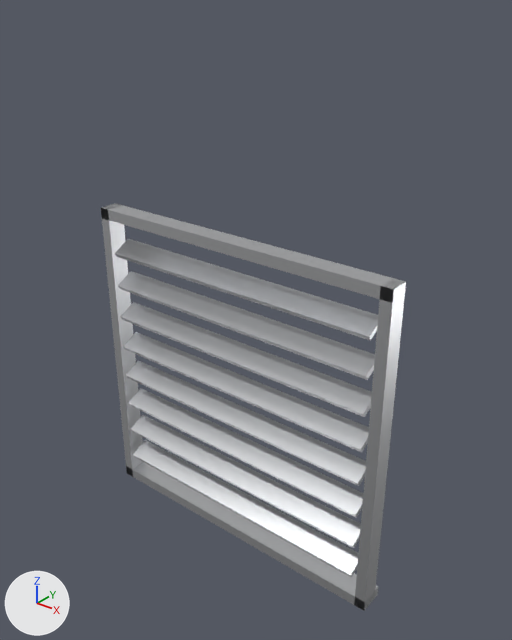
Two versions of the glTF model public/models/authoring/window-louvre-1200x1200.glb, one commit apart.
Camera for both pictures: a 50 mm camera at (1.41, -1.64, 1.36) aimed at (0.05, 0.06, 0.31). Lighting does not change. The marker at lower left points along +X, +Y and +Z. The picture after the commit comes second. Where no turn or scale is listed for an object, it has been applied to the vertices. Vertices at exactly the same position are counted once.

The first picture shows 'Blade0', 'Blade1', 'Blade2', 'Blade3', 'Blade4', 'Blade5', 'Blade6', 'Blade7', 'Head.004', 'JambL.004', 'JambR.004', 'Sill.002'.
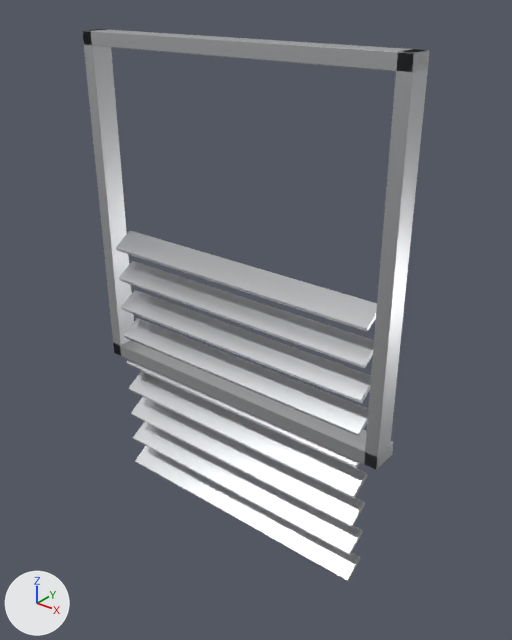
Changed parts and their boxes [x1, y1, x2, y2] in the pictures (512 x 640 px):
'JambR.004', reshaped (27% wider, 27% taller)
    before: [354, 278, 405, 610]
    after: [364, 49, 429, 470]
'Blade7', reshaped
    before: [115, 239, 378, 341]
    after: [118, 261, 374, 368]
'Head.004', reshaped (14% wider, 55% shorter)
    before: [103, 204, 406, 301]
    after: [83, 29, 430, 72]
'Blade6', reshaped
    before: [118, 271, 375, 380]
    after: [121, 290, 371, 403]
'Sill.002', reshaped (14% wider, 13% shorter)
    before: [132, 462, 378, 611]
    after: [113, 340, 393, 470]
'Blade5', reshaped
    before: [121, 302, 372, 417]
    after: [123, 318, 368, 437]
'JambL.004', reshaped (23% wider, 19% taller)
    before: [101, 203, 143, 477]
    after: [82, 29, 134, 356]
'Blade3', reshaped
    before: [126, 361, 366, 486]
    after: [128, 371, 368, 498]
'Blade2', reshaped
    before: [129, 388, 363, 518]
    after: [131, 397, 365, 527]
'Blade1', reshaped
    before: [131, 415, 361, 548]
    after: [133, 422, 363, 555]
'Blade8', added
    after: [116, 231, 377, 332]
'Blade0', reshaped
    before: [133, 440, 358, 577]
    after: [135, 446, 361, 581]
part 5 of me_blade4, reshaped
    before: [123, 332, 369, 453]
    after: [126, 359, 360, 468]
part 9 of me_head_004, added
    after: [83, 29, 430, 72]
part 10 of me_head_004, deleted
    before: [103, 204, 406, 301]
part 11 of me_jambl_004, added
    after: [82, 29, 134, 356]
part 12 of me_jambl_004, deleted
    before: [101, 203, 143, 477]
part 13 of me_jambr_004, added
    after: [364, 49, 429, 470]
part 14 of me_jambr_004, deleted
    before: [354, 278, 405, 610]
part 15 of me_sill_002, added
    after: [113, 340, 393, 470]
part 16 of me_sill_002, deleted
    before: [132, 462, 378, 611]

The change, as a diff of the scene's bpy script:
```diff
--- a/public/models/authoring/window-louvre-1200x1200.glb.py
+++ b/public/models/authoring/window-louvre-1200x1200.glb.py
@@ me_blade0 @@
-me_blade0.from_pydata(...)  # 8 vertices, 12 faces; spans x -0.54..0.54, y -0.04..0.04, z -0.487..-0.433
+me_blade0.from_pydata(...)  # 56 vertices, 108 faces; spans x -0.53..0.53, y -0.042..0.042, z -0.51..-0.45
+# me_blade0 part 1: 8 vertices removed from x -0.54..0.54, y -0.04..0.04, z -0.487..-0.433; 56 vertices added at x -0.53..0.53, y -0.042..0.042, z -0.51..-0.45
 me_blade0.materials.append(mat_a_alum)
@@ me_blade1 @@
-me_blade1.from_pydata(...)  # 8 vertices, 12 faces; spans x -0.54..0.54, y -0.04..0.04, z -0.357..-0.303
+me_blade1.from_pydata(...)  # 56 vertices, 108 faces; spans x -0.53..0.53, y -0.042..0.042, z -0.39..-0.33
+# me_blade1 part 2: 8 vertices removed from x -0.54..0.54, y -0.04..0.04, z -0.357..-0.303; 56 vertices added at x -0.53..0.53, y -0.042..0.042, z -0.39..-0.33
 me_blade1.materials.append(mat_a_alum)
@@ me_blade2 @@
-me_blade2.from_pydata(...)  # 8 vertices, 12 faces; spans x -0.54..0.54, y -0.04..0.04, z -0.227..-0.173
+me_blade2.from_pydata(...)  # 56 vertices, 108 faces; spans x -0.53..0.53, y -0.042..0.042, z -0.27..-0.21
+# me_blade2 part 3: 8 vertices removed from x -0.54..0.54, y -0.04..0.04, z -0.227..-0.173; 56 vertices added at x -0.53..0.53, y -0.042..0.042, z -0.27..-0.21
 me_blade2.materials.append(mat_a_alum)
@@ me_blade3 @@
-me_blade3.from_pydata(...)  # 8 vertices, 12 faces; spans x -0.54..0.54, y -0.04..0.04, z -0.097..-0.043
+me_blade3.from_pydata(...)  # 56 vertices, 108 faces; spans x -0.53..0.53, y -0.042..0.042, z -0.15..-0.09
+# me_blade3 part 4: 8 vertices removed from x -0.54..0.54, y -0.04..0.04, z -0.097..-0.043; 56 vertices added at x -0.53..0.53, y -0.042..0.042, z -0.15..-0.09
 me_blade3.materials.append(mat_a_alum)
@@ me_blade4 @@
-me_blade4.from_pydata(...)  # 8 vertices, 12 faces; spans x -0.54..0.54, y -0.04..0.04, z 0.033..0.087
+me_blade4.from_pydata(...)  # 56 vertices, 108 faces; spans x -0.53..0.53, y -0.042..0.042, z -0.03..0.03
+# me_blade4 part 5: 8 vertices removed from x -0.54..0.54, y -0.04..0.04, z 0.033..0.087; 56 vertices added at x -0.53..0.53, y -0.042..0.042, z -0.03..0.03
 me_blade4.materials.append(mat_a_alum)
@@ me_blade5 @@
-me_blade5.from_pydata(...)  # 8 vertices, 12 faces; spans x -0.54..0.54, y -0.04..0.04, z 0.163..0.217
+me_blade5.from_pydata(...)  # 56 vertices, 108 faces; spans x -0.53..0.53, y -0.042..0.042, z 0.09..0.15
+# me_blade5 part 6: 8 vertices removed from x -0.54..0.54, y -0.04..0.04, z 0.163..0.217; 56 vertices added at x -0.53..0.53, y -0.042..0.042, z 0.09..0.15
 me_blade5.materials.append(mat_a_alum)
@@ me_blade6 @@
-me_blade6.from_pydata(...)  # 8 vertices, 12 faces; spans x -0.54..0.54, y -0.04..0.04, z 0.293..0.347
+me_blade6.from_pydata(...)  # 56 vertices, 108 faces; spans x -0.53..0.53, y -0.042..0.042, z 0.21..0.27
+# me_blade6 part 7: 8 vertices removed from x -0.54..0.54, y -0.04..0.04, z 0.293..0.347; 56 vertices added at x -0.53..0.53, y -0.042..0.042, z 0.21..0.27
 me_blade6.materials.append(mat_a_alum)
@@ me_blade7 @@
-me_blade7.from_pydata(...)  # 8 vertices, 12 faces; spans x -0.54..0.54, y -0.04..0.04, z 0.423..0.477
+me_blade7.from_pydata(...)  # 56 vertices, 108 faces; spans x -0.53..0.53, y -0.042..0.042, z 0.33..0.39
+# me_blade7 part 8: 8 vertices removed from x -0.54..0.54, y -0.04..0.04, z 0.423..0.477; 56 vertices added at x -0.53..0.53, y -0.042..0.042, z 0.33..0.39
 me_blade7.materials.append(mat_a_alum)
@@ me_head_004 @@
-me_head_004.from_pydata(...)  # 8 vertices, 12 faces; spans x -0.6..0.6, y -0.035..0.035, z 0.56..0.6
+me_head_004.from_pydata(...)  # 56 vertices, 108 faces; spans x -0.6..0.6, y -0.04..0.04, z 1.155..1.2
+# me_head_004 part 9: 56 vertices added at x -0.6..0.6, y -0.04..0.04, z 1.155..1.2
+# me_head_004 part 10: 8 vertices removed from x -0.6..0.6, y -0.035..0.035, z 0.56..0.6
 me_head_004.materials.append(mat_a_alum)
@@ me_jambl_004 @@
-me_jambl_004.from_pydata(...)  # 8 vertices, 12 faces; spans x -0.6..-0.56, y -0.035..0.035, z -0.6..0.6
+me_jambl_004.from_pydata(...)  # 56 vertices, 108 faces; spans x -0.6..-0.555, y -0.04..0.04, z 0.0..1.2
+# me_jambl_004 part 11: 56 vertices added at x -0.6..-0.555, y -0.04..0.04, z 0.0..1.2
+# me_jambl_004 part 12: 8 vertices removed from x -0.6..-0.56, y -0.035..0.035, z -0.6..0.6
 me_jambl_004.materials.append(mat_a_alum)
@@ me_jambr_004 @@
-me_jambr_004.from_pydata(...)  # 8 vertices, 12 faces; spans x 0.56..0.6, y -0.035..0.035, z -0.6..0.6
+me_jambr_004.from_pydata(...)  # 56 vertices, 108 faces; spans x 0.555..0.6, y -0.04..0.04, z 0.0..1.2
+# me_jambr_004 part 13: 56 vertices added at x 0.555..0.6, y -0.04..0.04, z 0.0..1.2
+# me_jambr_004 part 14: 8 vertices removed from x 0.56..0.6, y -0.035..0.035, z -0.6..0.6
 me_jambr_004.materials.append(mat_a_alum)
@@ me_sill_002 @@
-me_sill_002.from_pydata(...)  # 8 vertices, 12 faces; spans x -0.6..0.6, y -0.035..0.055, z -0.6..-0.56
+me_sill_002.from_pydata(...)  # 56 vertices, 108 faces; spans x -0.6..0.6, y -0.04..0.06, z 0.0..0.05
+# me_sill_002 part 15: 56 vertices added at x -0.6..0.6, y -0.04..0.06, z 0.0..0.05
+# me_sill_002 part 16: 8 vertices removed from x -0.6..0.6, y -0.035..0.055, z -0.6..-0.56
 me_sill_002.materials.append(mat_a_alum)
@@ ob_blade8 @@
+ob_blade8 = bpy.data.objects.new('Blade8', me_blade8_001)  # 56 vertices, 108 faces; spans x -0.53..0.53, y -0.042..0.042, z 0.45..0.51; in mat_a_alum (light grey #dddee1)
+ob_blade8.location = (0.0, 0.0, 0.0)
```
